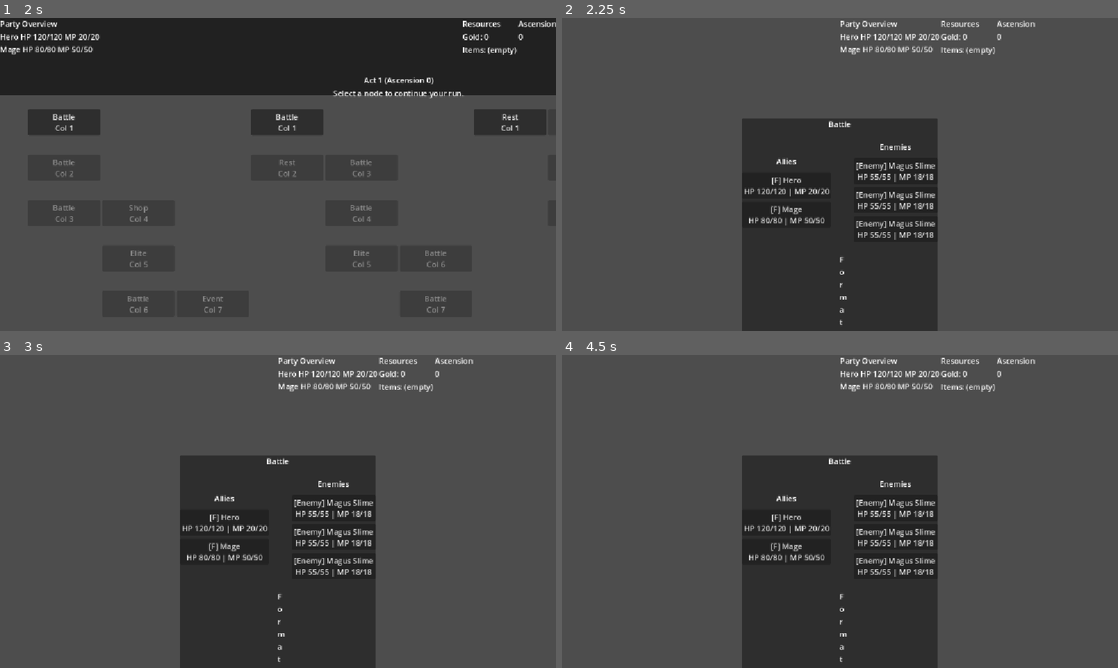
Above: before the commit, frames 1-4 (two rows, left to right).
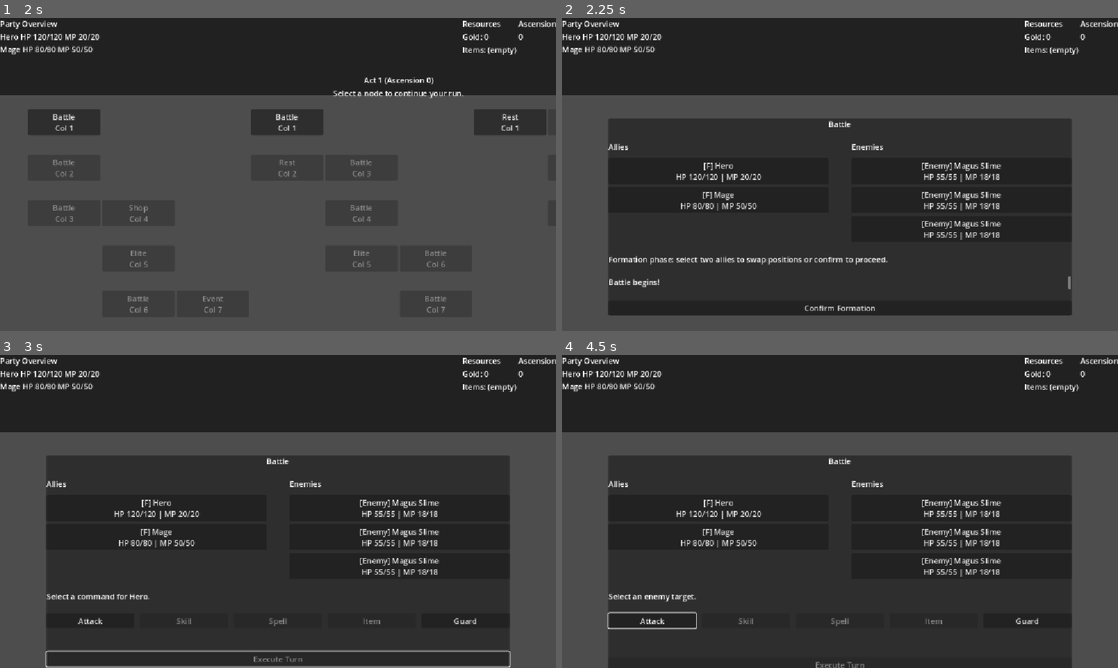
Above: after the commit, the same moments.

Repository: atmlhv/GodotTest
Game: Godot game, scene res://scenes/Title.tscn
The game is run twice, just before and just after one commit, with the same random seed, the same clock (stepped at 60 frames per second) and the same inputs.
Inputs (mouse positions are in pixels of both pictures, inside the frame that each line leads up to):
- Up to frame 1 (2 s): click (289, 133) at 0.52 s; type "12" at 0.6 s; click "New Run" at 1.25 s
- Up to frame 2 (2.25 s): click "Battle Col 1" at 2 s
- Up to frame 3 (3 s): click (278, 646) at 2.75 s, where only the run after the commit has a clickable "Confirm Formation"
- Up to frame 4 (4.5 s): click (650, 621) at 3.5 s, where only the run after the commit has a clickable "Attack"; click (840, 642) at 4.25 s, where only the run after the commit has a clickable "Magus Slime (55/55 HP)"

Frame 1 is identical in both runs. In frame 2, 58% of the frame differs, in the area x 0-100%, y 0-100%; in frame 3, 58%; in frame 4, 58%.

Commit message:
Ensure combat target buttons keep their callbacks

Diff:
--- a/scenes/Combat.gd
+++ b/scenes/Combat.gd
@@ -61,11 +61,32 @@
 var _encounter_resolved: bool = false
 var _battle_result: Dictionary = {}
 var _turn_counter: int = 0
+var _waiting_for_data: bool = false
+var _using_fallback_party: bool = false
 
 func _ready() -> void:
 	_report_missing_ui_nodes()
 	_connect_signals()
 	_initialize_ui()
+	_try_initialize_battle()
+
+func _try_initialize_battle() -> void:
+	if _is_data_ready():
+		_initialize_battle()
+		return
+	var callback := Callable(self, "_on_data_ready")
+	if not Data.data_loaded.is_connected(callback):
+		Data.data_loaded.connect(callback, CONNECT_ONE_SHOT)
+	if not _waiting_for_data:
+		_waiting_for_data = true
+		Data.load_all()
+
+func _is_data_ready() -> bool:
+	var skills_dataset: Variant = Data.get_dataset("skills")
+	return skills_dataset is Array
+
+func _on_data_ready() -> void:
+	_waiting_for_data = false
 	_initialize_battle()
 
 func _report_missing_ui_nodes() -> void:
@@ -117,6 +138,8 @@
 		continue_button.text = tr("Confirm Formation")
 
 func _initialize_battle() -> void:
+	_waiting_for_data = false
+	_using_fallback_party = false
 	_battle_log.clear()
 	_pending_commands.clear()
 	_current_actor = null
@@ -126,13 +149,45 @@
 	_battle_result = {}
 	_encounter_resolved = false
 	_turn_counter = 0
-	var party_overview: Array[Dictionary] = Game.get_party_overview()
+	var party_overview: Array[Dictionary] = _resolve_party_overview()
 	var enemy_wave: Array[Dictionary] = _select_enemy_wave(Game.get_current_act())
 	_battle = BattleController.new(party_overview, enemy_wave, MAX_FRONTLINE_SIZE)
 	_append_log(tr("Battle begins!"))
 	_refresh_entity_panels()
 	_update_log_label()
 	_enter_phase(Phase.FORMATION)
+
+func _resolve_party_overview() -> Array[Dictionary]:
+	var party_overview: Array[Dictionary] = Game.get_party_overview()
+	if not party_overview.is_empty():
+		return party_overview
+	_using_fallback_party = true
+	var fallback_templates: Array[Dictionary] = Data.create_default_party()
+	var resolved: Array[Dictionary] = []
+	for template in fallback_templates:
+		resolved.append(template.duplicate(true))
+	if not resolved.is_empty():
+		push_warning("Party overview was empty; using default party templates for combat.")
+		return resolved
+	push_error("Unable to resolve party data for combat. Using minimal fallback party.")
+	resolved.append(_build_default_ally("Vanguard", 100, 20, 12, 8, 10, 6, [ATTACK_SKILL_ID]))
+	return resolved
+
+func _build_default_ally(name: String, hp: int, mp: int, atk: int, def_stat: int, agi: int, matk: int, skills: Array[String]) -> Dictionary:
+	return {
+		"id": "fallback_ally",
+		"name": name,
+		"hp": hp,
+		"max_hp": hp,
+		"mp": mp,
+		"max_mp": mp,
+		"atk": atk,
+		"def": def_stat,
+		"agi": agi,
+		"matk": matk,
+		"rec": 5,
+		"skills": skills,
+	}
 
 func _enter_phase(new_phase: Phase) -> void:
 	_phase = new_phase
@@ -286,7 +341,7 @@
 		button.focus_mode = Control.FOCUS_NONE
 		button.set_meta("entity", entity)
 		if is_ally:
-			button.pressed.connect(_on_ally_entry_pressed.bind(button))
+			button.pressed.connect(Callable(self, "_on_ally_entry_pressed").bind(button))
 		container.add_child(button)
 
 func _format_entity_text(entity: BattleEntity, is_ally: bool) -> String:
@@ -334,14 +389,17 @@
 		options_scroll.visible = false
 
 func _clear_targets() -> void:
-	if target_list == null:
-		return
-	for child in target_list.get_children():
-		child.queue_free()
+	_clear_target_buttons()
 	if target_scroll != null:
 		target_scroll.visible = false
 	_target_callback = Callable()
 	_cancel_target_callback = Callable()
+
+func _clear_target_buttons() -> void:
+	if target_list == null:
+		return
+	for child in target_list.get_children():
+		child.queue_free()
 
 func _show_options(buttons: Array[Dictionary]) -> void:
 	_clear_options()
@@ -363,38 +421,45 @@
 		options_list.add_child(option_button)
 
 func _show_target_options(targets: Array[BattleEntity], label: String, cancelable: bool = true) -> void:
-	_clear_targets()
 	if target_scroll == null or target_list == null:
 		return
+	_clear_target_buttons()
 	if targets.is_empty():
 		target_scroll.visible = false
 		return
 	target_scroll.visible = true
 	if phase_label != null:
 		phase_label.text = label
+	var selection_callback: Callable = _target_callback
+	var allow_selection: bool = selection_callback.is_valid()
 	for target in targets:
 		var button := Button.new()
 		button.text = "%s (%d/%d HP)" % [target.name, target.hp, target.max_hp]
-		button.disabled = not target.is_alive()
+		button.disabled = not target.is_alive() or not allow_selection
 		button.focus_mode = Control.FOCUS_NONE
-		button.set_meta("entity", target)
-		button.pressed.connect(_on_target_button_pressed.bind(button))
+		if allow_selection:
+			button.pressed.connect(Callable(self, "_invoke_target_selection").bind(selection_callback, target))
 		target_list.add_child(button)
 	if cancelable:
 		var cancel_button := Button.new()
 		cancel_button.text = tr("Cancel")
 		cancel_button.focus_mode = Control.FOCUS_NONE
-		cancel_button.pressed.connect(_cancel_target_selection)
+		if _cancel_target_callback.is_valid():
+			cancel_button.pressed.connect(Callable(self, "_invoke_cancel_callback").bind(_cancel_target_callback))
+		else:
+			cancel_button.pressed.connect(Callable(self, "_cancel_target_selection"))
 		target_list.add_child(cancel_button)
 
-func _on_target_button_pressed(button: Button) -> void:
-	if button == null:
-		return
-	var entity: Variant = button.get_meta("entity")
-	if not (entity is BattleEntity):
-		return
-	if _target_callback.is_valid():
-		_target_callback.call(entity)
+func _invoke_target_selection(callback: Callable, target: BattleEntity) -> void:
+	if target == null:
+		return
+	if callback.is_valid():
+		callback.call(target)
+
+func _invoke_cancel_callback(callback: Callable) -> void:
+	_clear_targets()
+	if callback.is_valid():
+		callback.call()
 
 func _cancel_target_selection() -> void:
 	_clear_targets()
@@ -457,7 +522,7 @@
 func _on_attack_pressed() -> void:
 	if _current_actor == null or not _current_actor.is_alive():
 		return
-	var skill: Dictionary = Data.get_skill_by_id(ATTACK_SKILL_ID)
+	var skill: Dictionary = _get_skill_or_default(ATTACK_SKILL_ID)
 	_prompt_for_skill(_current_actor, skill)
 
 func _on_skill_pressed() -> void:
@@ -712,7 +777,7 @@
 
 func _choose_enemy_skill(enemy: BattleEntity) -> Dictionary:
 	for skill_id in enemy.skills:
-		var skill: Dictionary = Data.get_skill_by_id(skill_id)
+		var skill: Dictionary = _get_skill_or_default(skill_id)
 		if skill.is_empty():
 			continue
 		var cost: int = int(skill.get("cost_mp", 0))
@@ -892,6 +957,8 @@
 	_enter_phase(Phase.COMPLETE)
 
 func _apply_party_results(snapshot: Array[Dictionary]) -> void:
+	if _using_fallback_party:
+		return
 	for entry in snapshot:
 		var index: int = int(entry.get("index", -1))
 		if index < 0:
@@ -915,6 +982,25 @@
 	elif name_data is String:
 		return name_data
 	return str(skill.get("id", "Skill"))
+
+func _get_skill_or_default(skill_id: String) -> Dictionary:
+	if skill_id == "":
+		return Dictionary()
+	var skill: Dictionary = Data.get_skill_by_id(skill_id)
+	if skill.is_empty() and skill_id == ATTACK_SKILL_ID:
+		return {
+			"id": ATTACK_SKILL_ID,
+			"name": {
+				"en": "Attack",
+				"ja": "こうげき",
+			},
+			"type": "skill",
+			"element": "physical",
+			"power": 1.0,
+			"cost_mp": 0,
+			"target": "enemy_single",
+		}
+	return skill
 
 func _localize_item_name(item: Dictionary) -> String:
 	var name_data: Variant = item.get("name")
--- a/scenes/Combat.tscn
+++ b/scenes/Combat.tscn
@@ -15,19 +15,19 @@
 anchors_preset = 0
 anchor_right = 1.0
 anchor_bottom = 1.0
-size_flags_horizontal = 4
-size_flags_vertical = 4
+size_flags_horizontal = 3
+size_flags_vertical = 3
 theme_override_constants/separation = 32
 
 [node name="PartyPanel" parent="RootLayout" instance=ExtResource("1")]
 layout_mode = 2
-size_flags_horizontal = 4
+size_flags_horizontal = 3
 size_flags_vertical = 1
 
 [node name="BodyMargin" type="MarginContainer" parent="RootLayout"]
 layout_mode = 2
-size_flags_horizontal = 4
-size_flags_vertical = 4
+size_flags_horizontal = 3
+size_flags_vertical = 3
 theme_override_constants/margin_left = 96
 theme_override_constants/margin_right = 96
 theme_override_constants/margin_top = 16
@@ -35,148 +35,148 @@
 
 [node name="Panel" type="PanelContainer" parent="RootLayout/BodyMargin"]
 layout_mode = 2
-size_flags_horizontal = 4
-size_flags_vertical = 4
+size_flags_horizontal = 3
+size_flags_vertical = 3
 
 [node name="VBox" type="VBoxContainer" parent="RootLayout/BodyMargin/Panel"]
 layout_mode = 2
-size_flags_horizontal = 4
-size_flags_vertical = 4
+size_flags_horizontal = 3
+size_flags_vertical = 3
 theme_override_constants/separation = 24
 
 [node name="Heading" type="Label" parent="RootLayout/BodyMargin/Panel/VBox"]
 layout_mode = 2
-size_flags_horizontal = 4
+size_flags_horizontal = 3
 text = "Battle"
 horizontal_alignment = 1
 
 [node name="ArenaRow" type="HBoxContainer" parent="RootLayout/BodyMargin/Panel/VBox"]
 layout_mode = 2
-size_flags_horizontal = 4
+size_flags_horizontal = 3
 size_flags_vertical = 2
 theme_override_constants/separation = 48
 
 [node name="AlliesPanel" type="VBoxContainer" parent="RootLayout/BodyMargin/Panel/VBox/ArenaRow"]
 layout_mode = 2
 size_flags_horizontal = 3
-size_flags_vertical = 4
+size_flags_vertical = 3
 theme_override_constants/separation = 12
 
 [node name="AlliesHeader" type="Label" parent="RootLayout/BodyMargin/Panel/VBox/ArenaRow/AlliesPanel"]
 layout_mode = 2
-size_flags_horizontal = 4
+size_flags_horizontal = 3
 text = "Allies"
 
 [node name="AlliesList" type="VBoxContainer" parent="RootLayout/BodyMargin/Panel/VBox/ArenaRow/AlliesPanel"]
 layout_mode = 2
-size_flags_horizontal = 4
-size_flags_vertical = 4
+size_flags_horizontal = 3
+size_flags_vertical = 3
 theme_override_constants/separation = 6
 
 [node name="EnemiesPanel" type="VBoxContainer" parent="RootLayout/BodyMargin/Panel/VBox/ArenaRow"]
 layout_mode = 2
 size_flags_horizontal = 3
-size_flags_vertical = 4
+size_flags_vertical = 3
 theme_override_constants/separation = 12
 
 [node name="EnemiesHeader" type="Label" parent="RootLayout/BodyMargin/Panel/VBox/ArenaRow/EnemiesPanel"]
 layout_mode = 2
-size_flags_horizontal = 4
+size_flags_horizontal = 3
 text = "Enemies"
 
 [node name="EnemiesList" type="VBoxContainer" parent="RootLayout/BodyMargin/Panel/VBox/ArenaRow/EnemiesPanel"]
 layout_mode = 2
-size_flags_horizontal = 4
-size_flags_vertical = 4
+size_flags_horizontal = 3
+size_flags_vertical = 3
 theme_override_constants/separation = 6
 
 [node name="PhaseLabel" type="Label" parent="RootLayout/BodyMargin/Panel/VBox"]
 layout_mode = 2
-size_flags_horizontal = 4
+size_flags_horizontal = 3
 text = "Prepare for battle"
 autowrap_mode = 3
 
 [node name="CommandPanel" type="VBoxContainer" parent="RootLayout/BodyMargin/Panel/VBox"]
 layout_mode = 2
-size_flags_horizontal = 4
+size_flags_horizontal = 3
 theme_override_constants/separation = 12
 
 [node name="CommandButtons" type="HBoxContainer" parent="RootLayout/BodyMargin/Panel/VBox/CommandPanel"]
 layout_mode = 2
-size_flags_horizontal = 4
+size_flags_horizontal = 3
 theme_override_constants/separation = 12
 
 [node name="AttackButton" type="Button" parent="RootLayout/BodyMargin/Panel/VBox/CommandPanel/CommandButtons"]
 layout_mode = 2
-size_flags_horizontal = 2
+size_flags_horizontal = 3
 text = "Attack"
 
 [node name="SkillButton" type="Button" parent="RootLayout/BodyMargin/Panel/VBox/CommandPanel/CommandButtons"]
 layout_mode = 2
-size_flags_horizontal = 2
+size_flags_horizontal = 3
 text = "Skill"
 
 [node name="SpellButton" type="Button" parent="RootLayout/BodyMargin/Panel/VBox/CommandPanel/CommandButtons"]
 layout_mode = 2
-size_flags_horizontal = 2
+size_flags_horizontal = 3
 text = "Spell"
 
 [node name="ItemButton" type="Button" parent="RootLayout/BodyMargin/Panel/VBox/CommandPanel/CommandButtons"]
 layout_mode = 2
-size_flags_horizontal = 2
+size_flags_horizontal = 3
 text = "Item"
 
 [node name="GuardButton" type="Button" parent="RootLayout/BodyMargin/Panel/VBox/CommandPanel/CommandButtons"]
 layout_mode = 2
-size_flags_horizontal = 2
+size_flags_horizontal = 3
 text = "Guard"
 
 [node name="OptionsScroll" type="ScrollContainer" parent="RootLayout/BodyMargin/Panel/VBox/CommandPanel"]
 layout_mode = 2
-size_flags_horizontal = 4
+size_flags_horizontal = 3
 size_flags_vertical = 2
 horizontal_scroll_mode = 0
 vertical_scroll_mode = 2
 
 [node name="OptionsList" type="VBoxContainer" parent="RootLayout/BodyMargin/Panel/VBox/CommandPanel/OptionsScroll"]
 layout_mode = 2
-size_flags_horizontal = 4
-size_flags_vertical = 4
+size_flags_horizontal = 3
+size_flags_vertical = 3
 theme_override_constants/separation = 6
 
 [node name="TargetScroll" type="ScrollContainer" parent="RootLayout/BodyMargin/Panel/VBox/CommandPanel"]
 layout_mode = 2
-size_flags_horizontal = 4
+size_flags_horizontal = 3
 size_flags_vertical = 2
 horizontal_scroll_mode = 0
 vertical_scroll_mode = 2
 
 [node name="TargetList" type="VBoxContainer" parent="RootLayout/BodyMargin/Panel/VBox/CommandPanel/TargetScroll"]
 layout_mode = 2
-size_flags_horizontal = 4
-size_flags_vertical = 4
+size_flags_horizontal = 3
+size_flags_vertical = 3
 theme_override_constants/separation = 6
 
 [node name="LogScroll" type="ScrollContainer" parent="RootLayout/BodyMargin/Panel/VBox"]
 layout_mode = 2
-size_flags_horizontal = 4
-size_flags_vertical = 4
+size_flags_horizontal = 3
+size_flags_vertical = 3
 horizontal_scroll_mode = 0
 vertical_scroll_mode = 2
 
 [node name="InfoLabel" type="Label" parent="RootLayout/BodyMargin/Panel/VBox/LogScroll"]
 layout_mode = 2
-size_flags_horizontal = 4
-size_flags_vertical = 4
+size_flags_horizontal = 3
+size_flags_vertical = 3
 text = "Encounter pending"
 vertical_alignment = 0
 
 [node name="ButtonRow" type="HBoxContainer" parent="RootLayout/BodyMargin/Panel/VBox"]
 layout_mode = 2
-size_flags_horizontal = 4
+size_flags_horizontal = 3
 alignment = 2
 
 [node name="CompleteButton" type="Button" parent="RootLayout/BodyMargin/Panel/VBox/ButtonRow"]
 layout_mode = 2
-size_flags_horizontal = 2
+size_flags_horizontal = 3
 text = "Resolve Encounter"
Not shown, changed: CODING_GUIDELINES_MEMO.md
